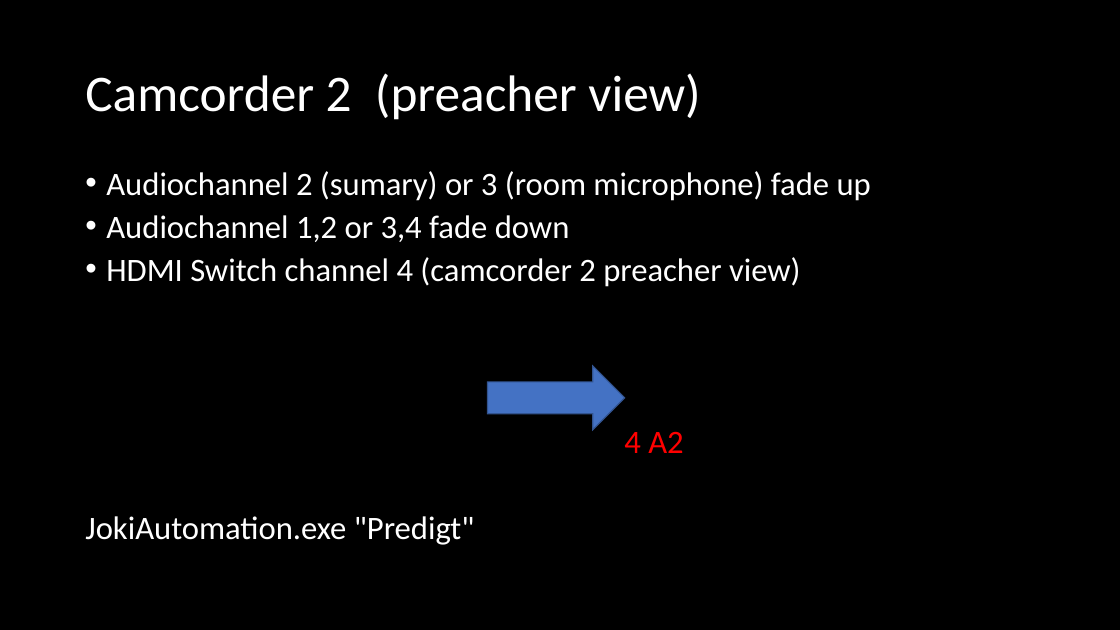
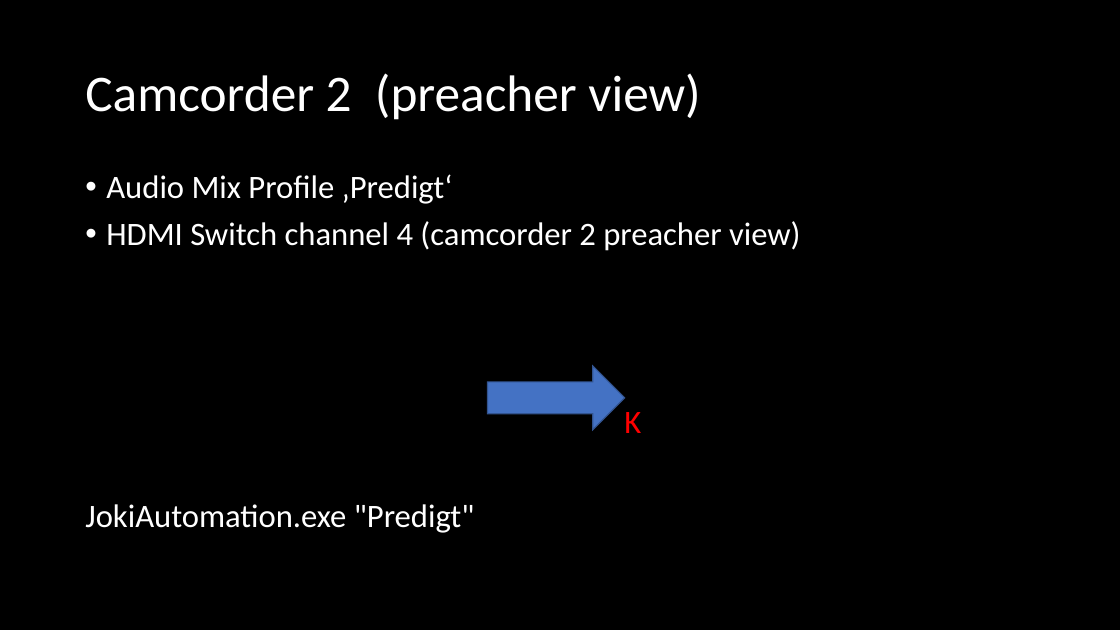
Before and after one commit to Geierwally-xD/JokiAutomation, a slide deck: slide 7 of docu/JoKiAutomationTemplate.pptx. Drawn at 1120x630 pixels with LibreOffice and Linux fonts; fonts in the diff are those of the drawing. Boxes give left, top, right and bottom in pixels: in the first picture for what was removed or moved away, otherwise in the second. Text is boxed around its words. In the diff, an @@ line names an element or a change of style, - is before the commit and + after.

Commit message:
Version V1001 overworked audio control, backup recorder included

```diff
--- a/docu/JoKiAutomationTemplate.pptx
+++ b/docu/JoKiAutomationTemplate.pptx
@@ text at box(106, 174, 453, 204): text changed @@
-• Audiochannel 2 (sumary) or 3 (room microphone) fade up
-• Audiochannel 1,2 or 3,4 fade down
+• Audio Mix Profile ‚Predigt‘
@@ text at box(85, 221, 801, 533): line spacing 0.8 to 0.9 @@
@@ text at box(624, 412, 641, 433): text changed @@
-4 A2
+K
```
Also in this commit, not shown: 10 other slides changed, 1 slide added, 3 slides removed, 10 other files.
